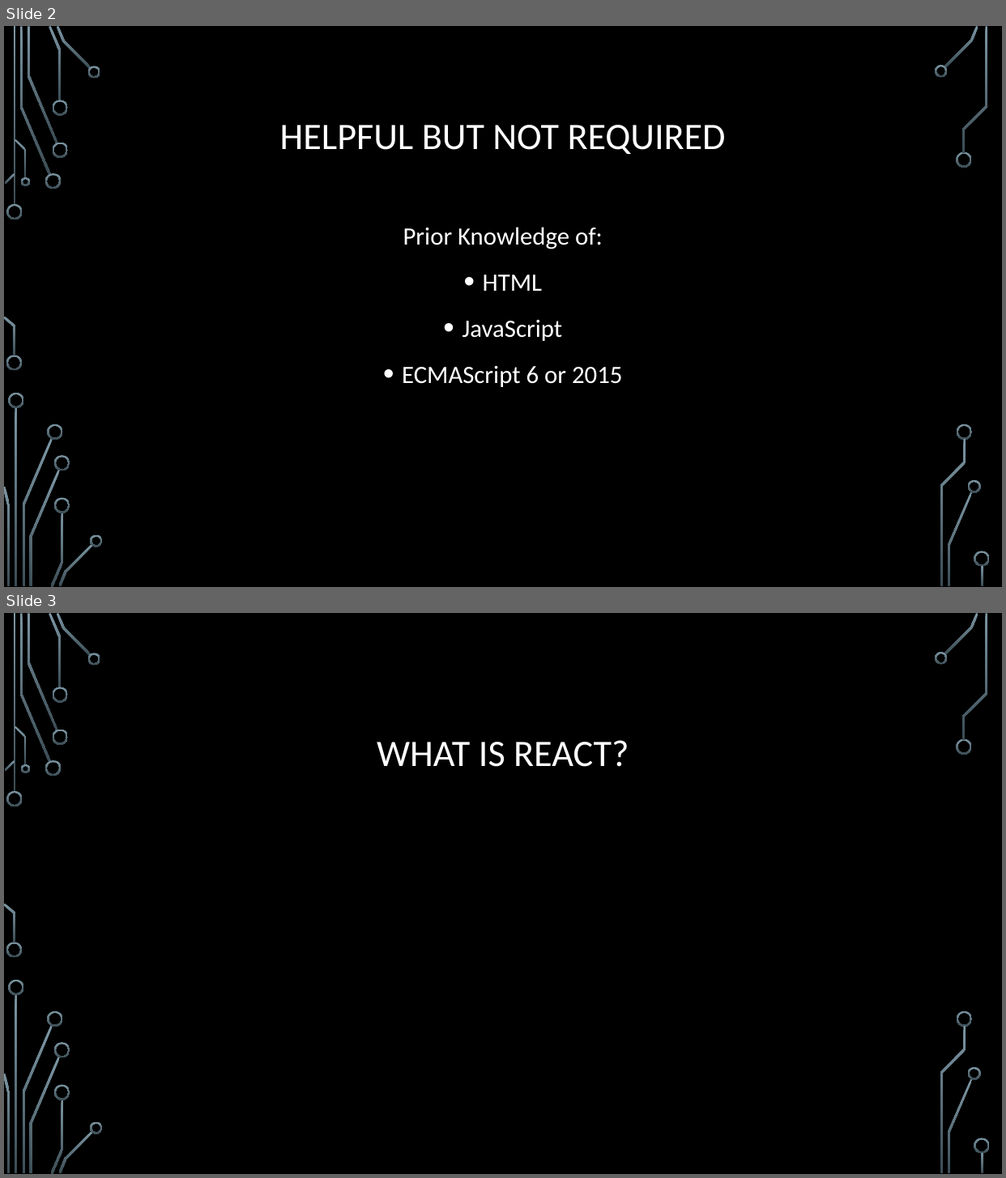
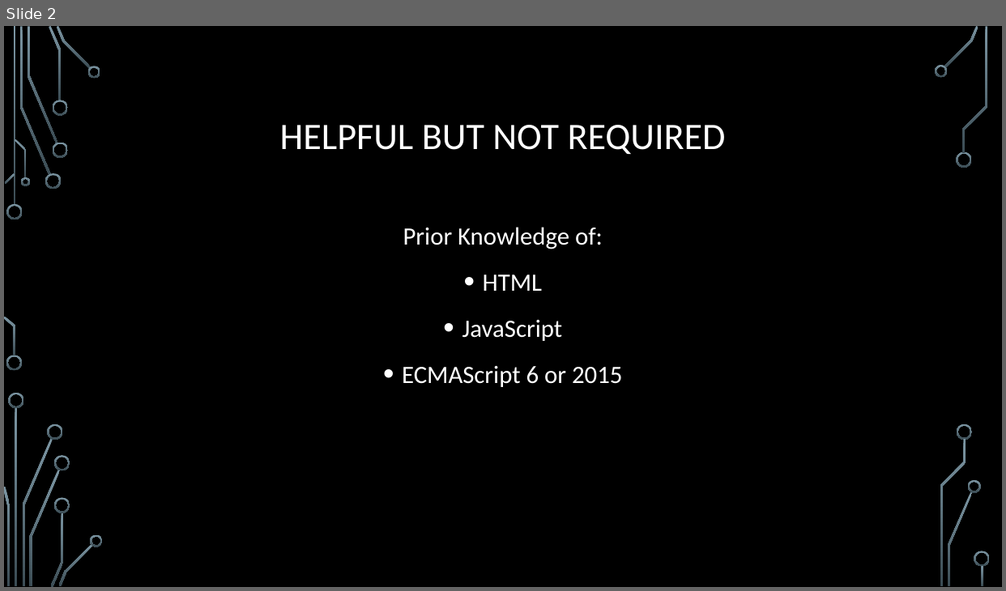
Before and after one commit to kenxwagner/ken_teaches, a slide deck: React/slides/react_lessons_slides.pptx. Shown one above the other, each under a label of ours: slides 2 and 3 before the commit, slide 2 after it. The pictures are 1006x1178 and 1006x591 pixels, drawn with LibreOffice and Linux fonts; fonts in the diff are those of the drawing; background and template pictures are left out. Boxes give left, top, right and bottom in pixels: in the first picture for what was removed or moved away, otherwise in the second. Text is boxed around its words. In the diff, an @@ line names an element or a change of style, - is before the commit and + after.

```diff
--- a/React/slides/react_lessons_slides.pptx
+++ b/React/slides/react_lessons_slides.pptx
@@ slide 3 removed at (4,613,1002,1174), background picture (left out); not listed: 36 template elements that a slide beside it also shows @@
@@ title removed at (377,740,629,767) @@
-WHAT IS REACT?
```
Also in this commit, not shown: 1 slide changed, 2 slides added, 3 other files.
